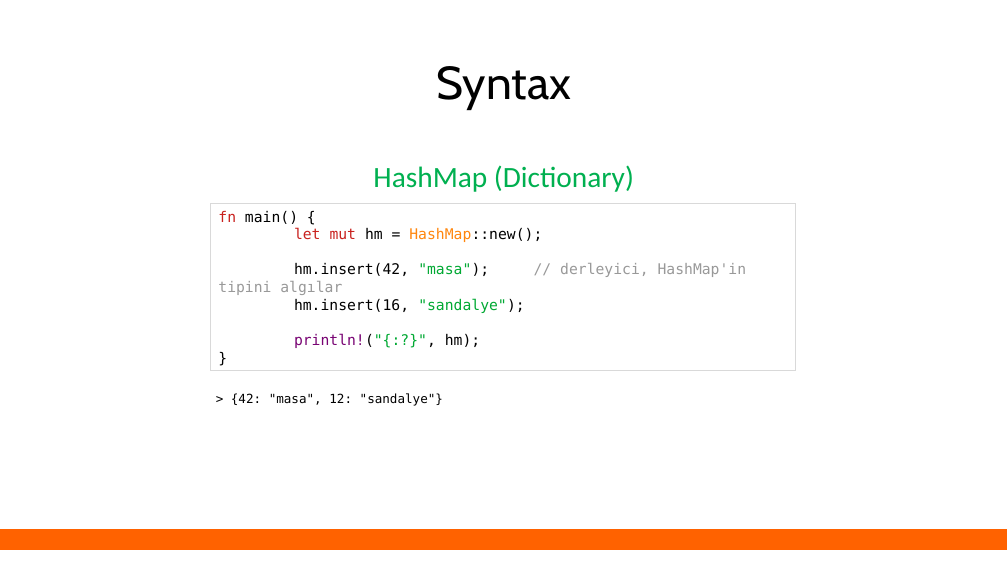
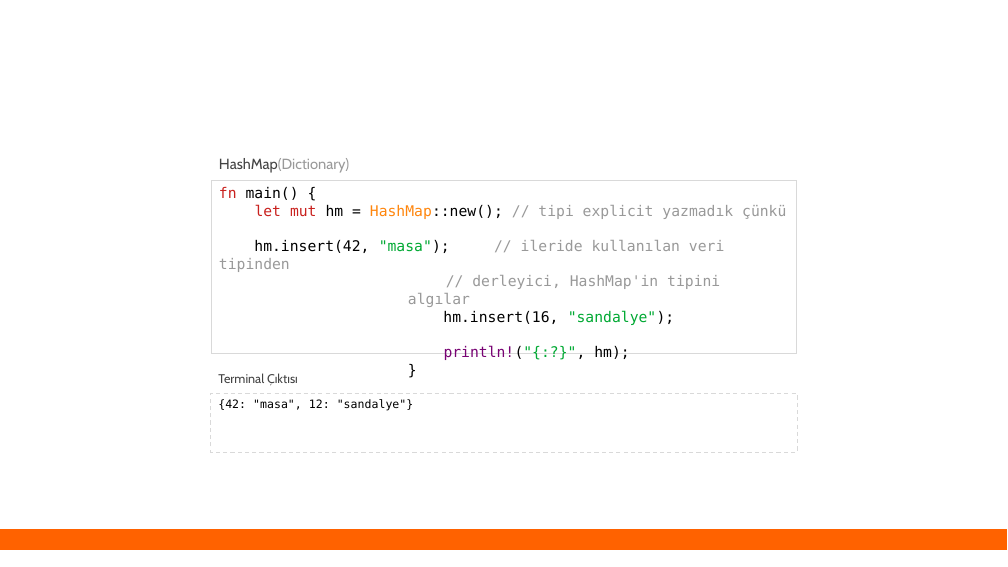
Before and after one commit to eminfedar/rust-tr-ders-slaytlari, a slide deck: slide 33 of rust_egitim_1_giris.odp (slide 28 before the commit). Drawn at 1008x567 pixels with LibreOffice and Linux fonts; fonts in the diff are those of the drawing. Boxes give left, top, right and bottom in pixels: in the first picture for what was removed or moved away, otherwise in the second. Text is boxed around its words. In the diff, an @@ line names an element or a change of style, - is before the commit and + after.

```diff
--- a/rust_egitim_1_giris.odp
+++ b/rust_egitim_1_giris.odp
@@ title removed at box(437, 66, 572, 110) @@
-Syntax
@@ text at box(219, 158, 349, 173): text changed; size 28 to 14 pt; font Calibri to Cabin; text colour #00B050 to #999999 @@
-HashMap (Dictionary)
+HashMap(Dictionary)
@@ rectangle "fn main() {": place and size @@
-rectangle "fn main() {" at box(211, 203, 796, 370)
+rectangle "fn main() {" at box(212, 180, 797, 354)
@@ text in rectangle at box(219, 204, 786, 307): text changed @@
-let mut hm = HashMap::new();
-hm.insert(42, "masa"); // derleyici, HashMap'in tipini algılar
+let mut hm = HashMap::new(); // tipi explicit yazmadık çünkü
+hm.insert(42, "masa"); // ileride kullanılan veri tipinden
+// derleyici, HashMap'in tipini algılar
@@ text added at box(218, 373, 298, 386), 12 pt, text #434343 @@
+Terminal Çıktısı
@@ rectangle "{42: "masa", 12: "sandalye"}": place and size @@
-rectangle "{42: "masa", 12: "sandalye"}" at box(231, 393, 443, 406)
+rectangle "{42: "masa", 12: "sandalye"}" at box(211, 394, 797, 452)
@@ rectangle "{42: "masa", 12: "sandalye"}" at box(211, 394, 797, 452): fill none to #FFFFFF; outline none to #D9D9D9 0.74 pt @@
@@ text in rectangle at box(218, 399, 414, 411): text changed; size 12 to 11 pt @@
-> {42: "masa", 12: "sandalye"}
+{42: "masa", 12: "sandalye"}
```
Also in this commit, not shown: 33 other slides changed, 13 slides added, 6 slides removed, 3 other files.
